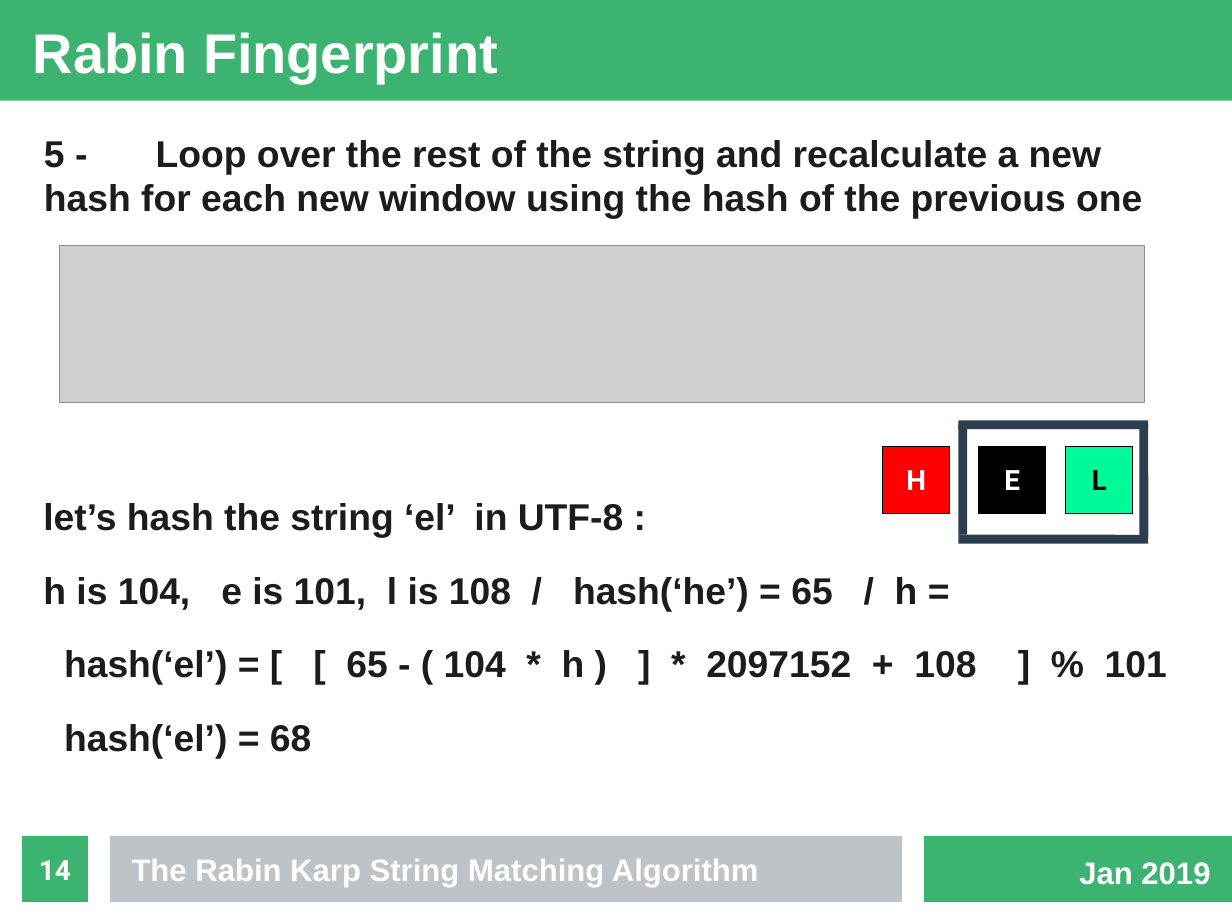
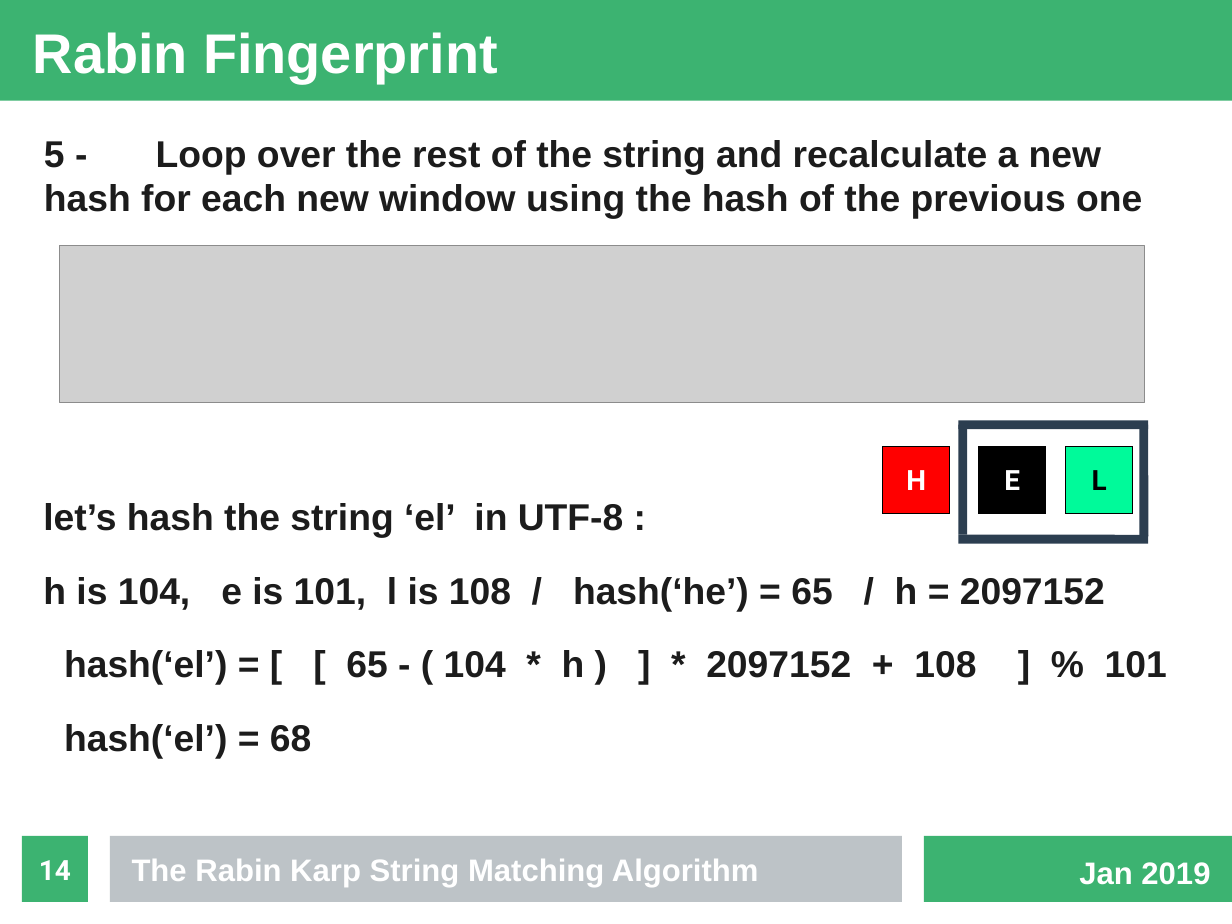
Before and after one commit to fennecinspace/Rabin-Karp, a slide deck: slide 14 of presentation/presentation.odp. Drawn at 1232x924 pixels with LibreOffice and Linux fonts; fonts in the diff are those of the drawing; grey boxes stand for pictures. Boxes give left, top, right and bottom in pixels: in the first picture for what was removed or moved away, otherwise in the second. Text is boxed around its words. In the diff, an @@ line names an element or a change of style, - is before the commit and + after.

```diff
--- a/presentation/presentation.odp
+++ b/presentation/presentation.odp
@@ text at box(43, 577, 1105, 611): text changed @@
-h is 104, e is 101, l is 108 / hash(‘he’) = 65 / h =
+h is 104, e is 101, l is 108 / hash(‘he’) = 65 / h = 2097152
```
Also in this commit, not shown: 2 other slides changed, 1 other file.
